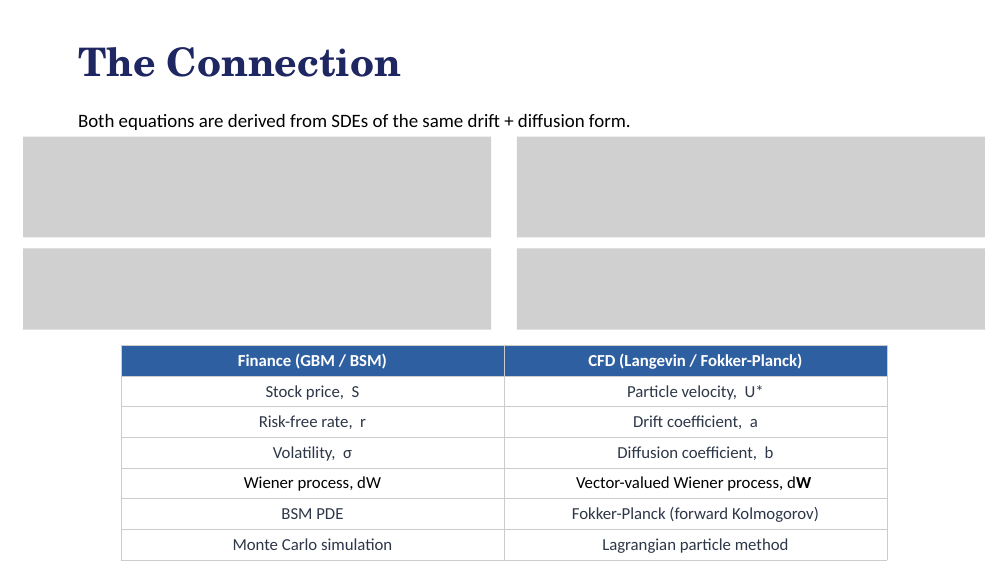
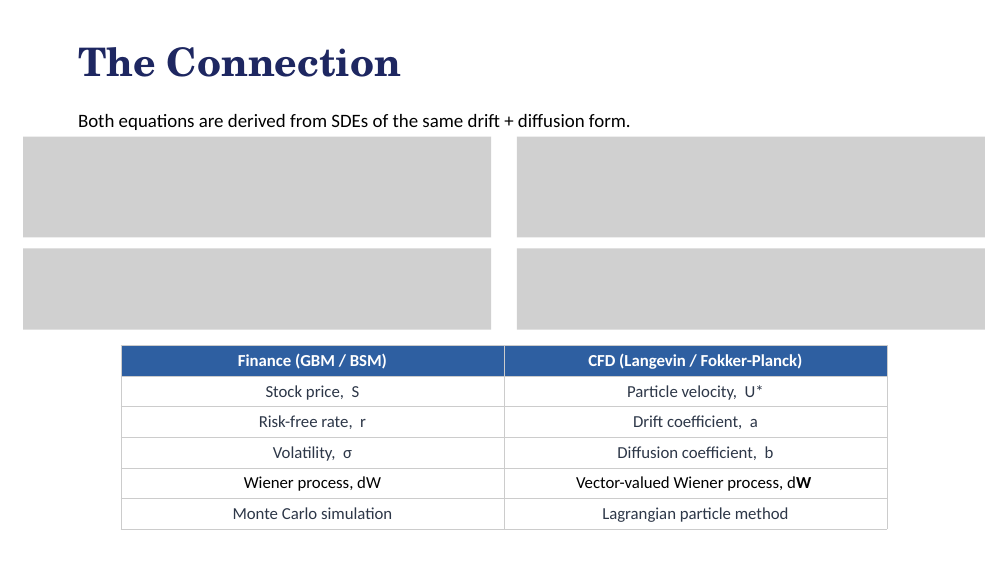
Before and after one commit to cjdipietrantonio/ME5311, a slide deck: slide 2 of termpaper/ppt/pitch/DiPietrantonio_ME5311_TermPitch.pptx. Drawn at 1008x567 pixels with LibreOffice and Linux fonts; fonts in the diff are those of the drawing; grey boxes stand for pictures. Boxes give left, top, right and bottom in pixels: in the first picture for what was removed or moved away, otherwise in the second. Text is boxed around its words. In the diff, an @@ line names an element or a change of style, - is before the commit and + after.

```diff
--- a/termpaper/ppt/pitch/DiPietrantonio_ME5311_TermPitch.pptx
+++ b/termpaper/ppt/pitch/DiPietrantonio_ME5311_TermPitch.pptx
@@ table at <box>121,346,888,527</box> @@
-row 6: BSM PDE | Fokker-Planck (forward Kolmogorov)
```
Also in this commit, not shown: 14 other files.
